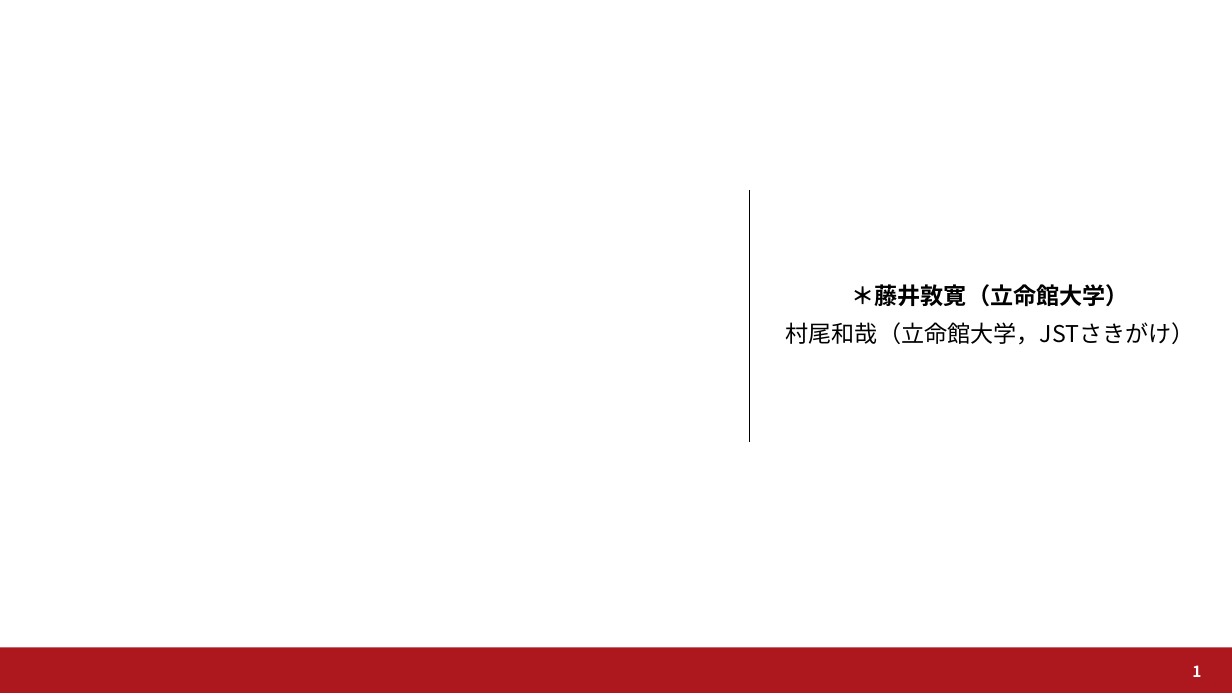
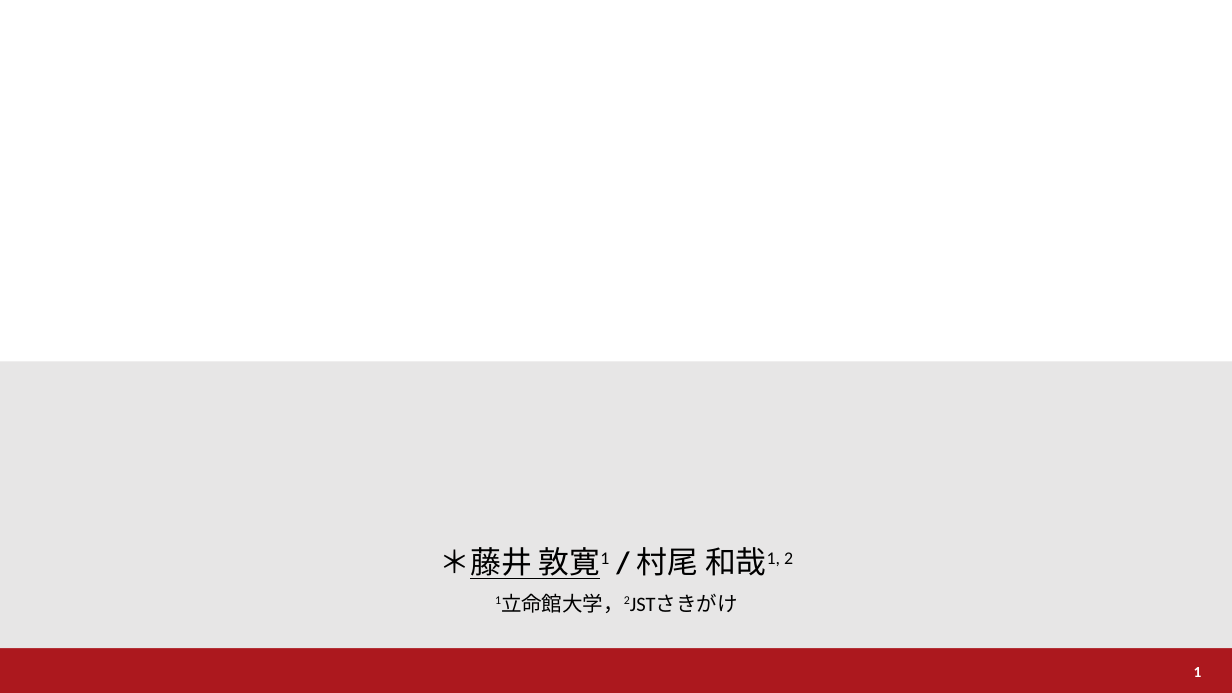
Before and after one commit to a2h1r0/lab, a slide deck: slide 1 of paper/Rits_Format_jp.pptx. Drawn at 1232x693 pixels with LibreOffice and Linux fonts; fonts in the diff are those of the drawing; background and template pictures are left out. Boxes give left, top, right and bottom in pixels: in the first picture for what was removed or moved away, otherwise in the second. Text is boxed around its words. In the diff, an @@ line names an element or a change of style, - is before the commit and + after.

```diff
--- a/paper/Rits_Format_jp.pptx
+++ b/paper/Rits_Format_jp.pptx
@@ line removed from (749, 190) to (749, 442) @@
@@ rectangle added at (x1=0, y1=361, x2=1232, y2=648), fill #E7E6E6 @@
@@ subtitle at (x1=439, y1=547, x2=793, y2=579): text changed; size 18 to 16 pt; font Noto Sans CJK JP to Calibri @@
-＊藤井敦寛（立命館大学）
-村尾和哉（立命館大学，JSTさきがけ）
+＊藤井 敦寛1 / 村尾 和哉1, 2
+1立命館大学，2JSTさきがけ
@@ page number at (x1=1194, y1=667, x2=1202, y2=677): font Noto Sans CJK JP to Calibri @@
```
